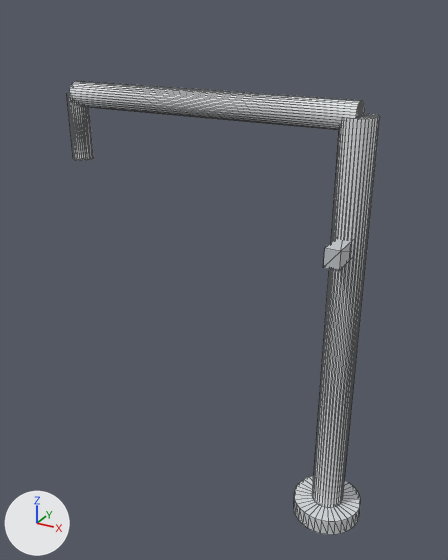
The glTF model props/filtertap-its.glb as it was, and as the next commit left it.
One viewpoint serves both versions: a 50 mm camera at (272.0, -314.0, 284.0) aimed at (112.0, -24.0, 139.0). The lights are fixed; the arrows at lower left show +X, +Y and +Z. The first picture is the older version. Mesh edges are drawn as thin lines. Vertices at exactly the same position are counted once.

The older version as bpy lines, for what is in view:
```python
me_mesh_0 = bpy.data.meshes.new('Mesh_0')
me_mesh_0.from_pydata(...)  # 269 vertices, 524 faces; spans x 9.0..205.0, y -50.0..-5.0, z 0.0..245.0
# faces by material slot: [128, 384, 12]
me_mesh_0.materials.append(mat_material_0)  # light grey #d5d8dc
me_mesh_0.materials.append(mat_material_1)  # white #e6e8eb
me_mesh_0.materials.append(mat_material_2)  # light grey #c4c8cb
ob_mesh_0 = bpy.data.objects.new('Mesh_0', me_mesh_0)
ob_mesh_0.location = (0.0, 0.0, 0.0)
```
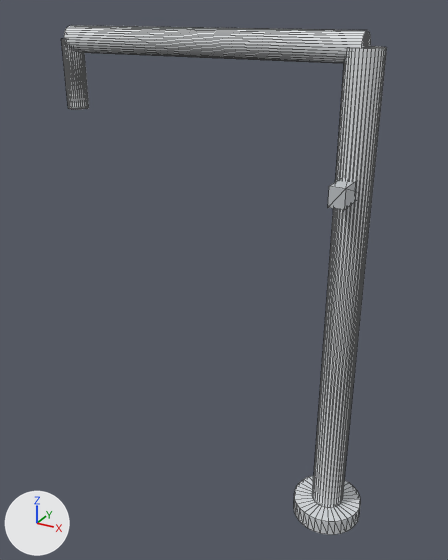
Changed parts and their boxes (x1, y1, x2, y2) in the pictures (448 x 560 px; the box of a moved part takes in the faces that stretch with it):
'Mesh_0', reshaped (12% taller): before (67, 81, 380, 535); after (62, 25, 386, 535)
part 1 of me_mesh_0, moved or reshaped: before (323, 238, 352, 271); after (328, 178, 358, 210)
part 2 of me_mesh_0, moved or reshaped: before (67, 81, 380, 452); after (62, 25, 386, 452)

The change, as a diff of the scene's bpy script:
```diff
--- a/props/filtertap-its.glb.py
+++ b/props/filtertap-its.glb.py
@@ me_mesh_0 @@
 # used by ob_mesh_0; location = (0.0, 0.0, 0.0)
-me_mesh_0.from_pydata(...)  # 269 vertices, 524 faces; spans x 9.0..205.0, y -50.0..-5.0, z 0.0..245.0
+me_mesh_0.from_pydata(...)  # 269 vertices, 524 faces; spans x 9.0..205.0, y -50.0..-5.0, z 0.0..275.0
+# me_mesh_0 part 1: the loose piece of 8 vertices spanning x 181.0..189.0, y -50.0..-21.0, z 170.0..180.0 is moved by (0.0, 0.0, 30.0)
+# me_mesh_0 part 2: all 163 vertices in x 9.0..194.0, y -34.0..-16.0, z 200.0..245.0 are moved by (0.0, 0.0, 30.0)
 me_mesh_0.materials.append(mat_material_0)
```
